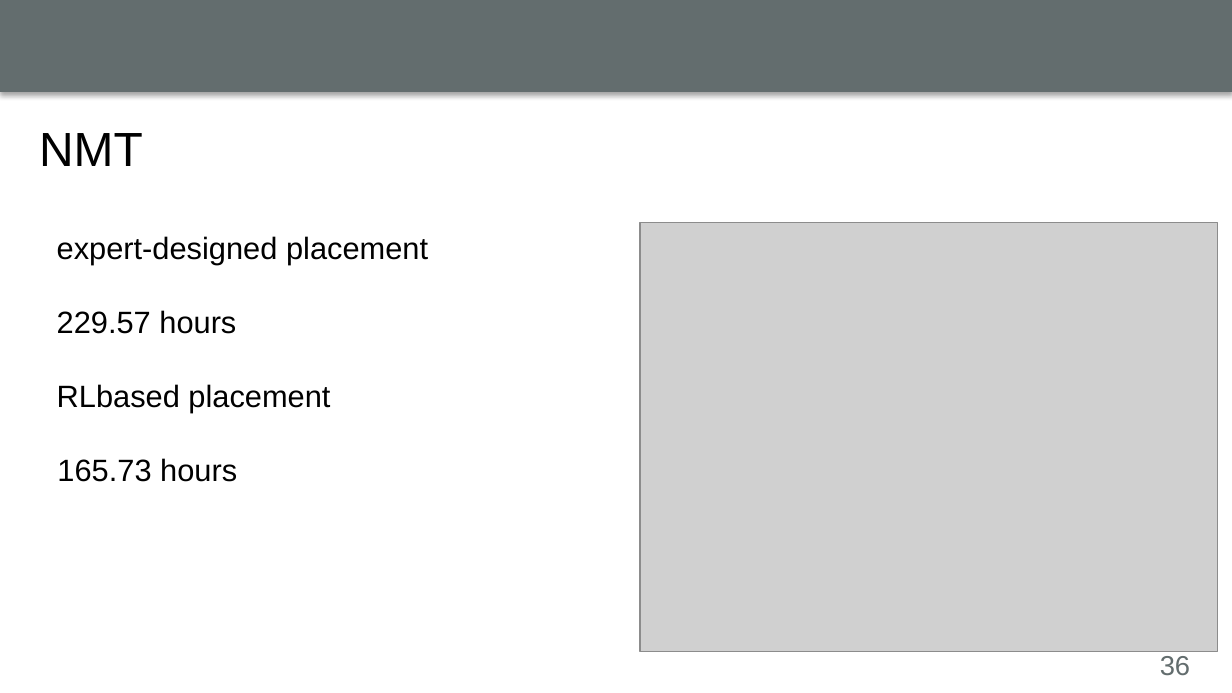
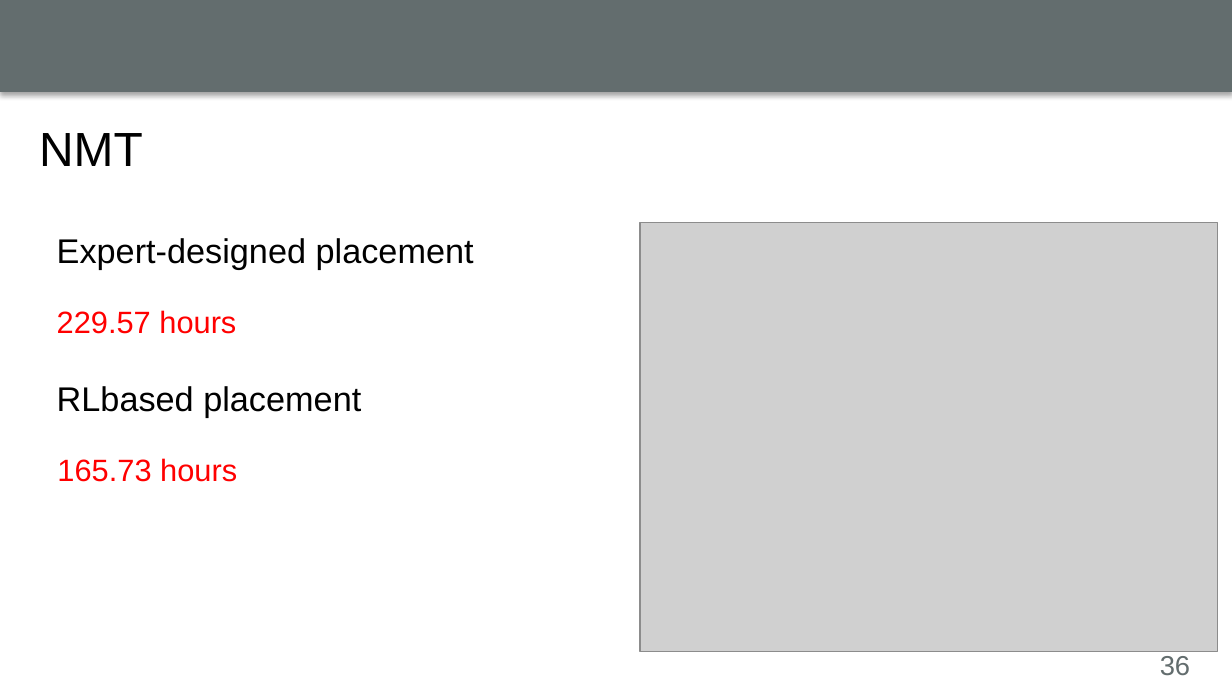
Before and after one commit to luyuliu/CSE-5194, a slide deck: slide 36 of presentation/presentation.pptx. Drawn at 1232x693 pixels with LibreOffice and Linux fonts; fonts in the diff are those of the drawing; grey boxes stand for pictures; background and template pictures are left out. Boxes give left, top, right and bottom in pixels: in the first picture for what was removed or moved away, otherwise in the second. Text is boxed around its words. In the diff, an @@ line names an element or a change of style, - is before the commit and + after.

```diff
--- a/presentation/presentation.pptx
+++ b/presentation/presentation.pptx
@@ text at [57,238,474,269]: text changed; size 18 to 20 pt @@
-expert-designed placement
+Expert-designed placement
@@ text "229.57 hours" at [57,310,236,334]: text colour #000000 to #FF0000 @@
@@ text "RLbased placement" at [57,386,361,417]: size 18 to 20 pt @@
@@ text "165.73 hours" at [57,458,237,482]: text colour #000000 to #FF0000 @@
```
Also in this commit, not shown: 19 other slides changed, 2 slides added.
